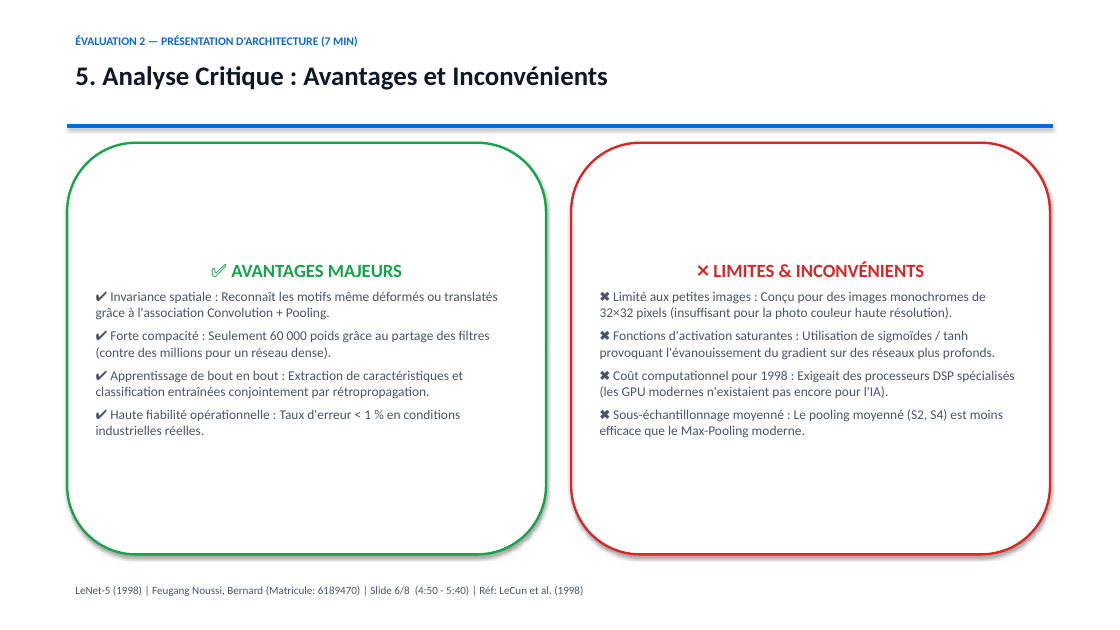
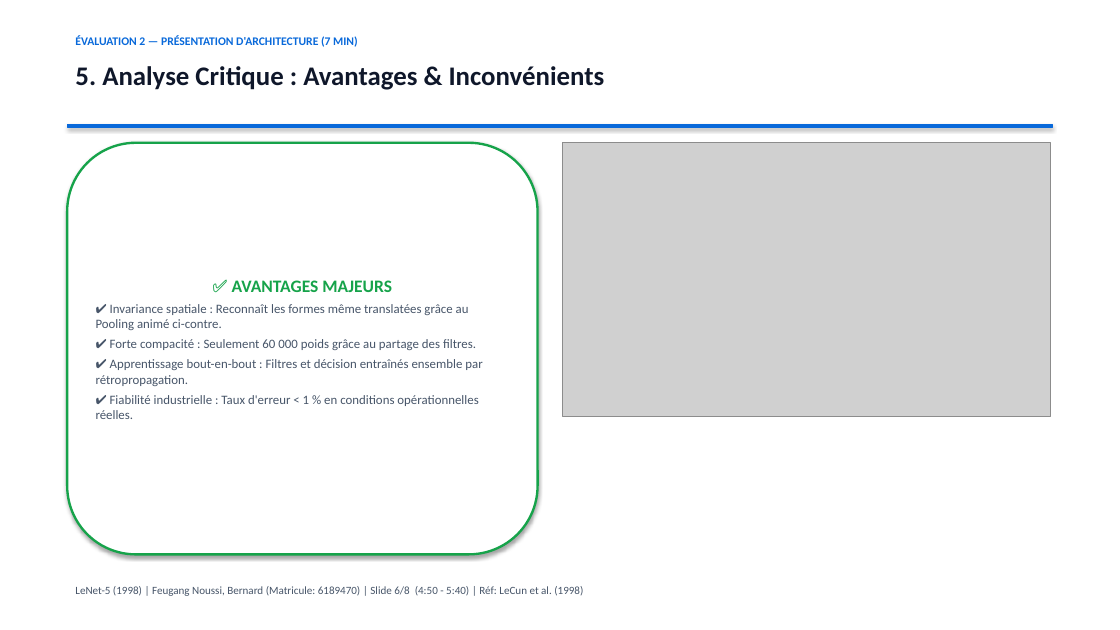
Before and after one commit to bernyforce/lenet5-convolutional-neural-network-1998, a slide deck: slide 6 of presentation_rxneurones_lenet5.pptx. Drawn at 1120x630 pixels with LibreOffice and Linux fonts; fonts in the diff are those of the drawing; grey boxes stand for pictures. Boxes give left, top, right and bottom in pixels: in the first picture for what was removed or moved away, otherwise in the second. Text is boxed around its words. In the diff, an @@ line names an element or a change of style, - is before the commit and + after.

```diff
--- a/presentation_rxneurones_lenet5.pptx
+++ b/presentation_rxneurones_lenet5.pptx
@@ text at box(75, 66, 605, 90): text changed @@
-5. Analyse Critique : Avantages et Inconvénients
+5. Analyse Critique : Avantages & Inconvénients
@@ rounded rectangle "✅ AVANTAGES MAJEURS": place and size @@
-rounded rectangle "✅ AVANTAGES MAJEURS" at box(67, 143, 546, 555)
+rounded rectangle "✅ AVANTAGES MAJEURS" at box(67, 143, 538, 555)
@@ picture added at box(563, 143, 1050, 417) @@
@@ rounded rectangle removed at box(571, 143, 1050, 555) @@
-❌ LIMITES & INCONVÉNIENTS
-✖ Limité aux petites images : Conçu pour des images monochromes de 32×32 pixels (insuffisant pour la photo couleur haute résolution).
-✖ Fonctions d'activation saturantes : Utilisation de sigmoïdes / tanh provoquant l'évanouissement du gradient sur des réseaux plus profonds.
-✖ Coût computationnel pour 1998 : Exigeait des processeurs DSP spécialisés (les GPU modernes n'existaient pas encore pour l'IA).
-✖ Sous-échantillonnage moyenné : Le pooling moyenné (S2, S4) est moins efficace que le Max-Pooling moderne.
@@ text in rounded rectangle at box(232, 280, 392, 292): size 16 to 15 pt in "✅ AVANTAGES MAJEURS" @@
@@ text in rounded rectangle at box(96, 304, 482, 419): text changed; size 11.5 to 11 pt @@
-✔ Invariance spatiale : Reconnaît les motifs même déformés ou translatés grâce à l'association Convolution + Pooling.
-✔ Forte compacité : Seulement 60 000 poids grâce au partage des filtres (contre des millions pour un réseau dense).
-✔ Apprentissage de bout en bout : Extraction de caractéristiques et classification entraînées conjointement par rétropropagation.
-✔ Haute fiabilité opérationnelle : Taux d'erreur < 1 % en conditions industrielles réelles.
+✔ Invariance spatiale : Reconnaît les formes même translatées grâce au Pooling animé ci-contre.
+✔ Forte compacité : Seulement 60 000 poids grâce au partage des filtres.
+✔ Apprentissage bout-en-bout : Filtres et décision entraînés ensemble par rétropropagation.
+✔ Fiabilité industrielle : Taux d'erreur < 1 % en conditions opérationnelles réelles.
```
Also in this commit, not shown: 5 other slides changed, 13 other files.
